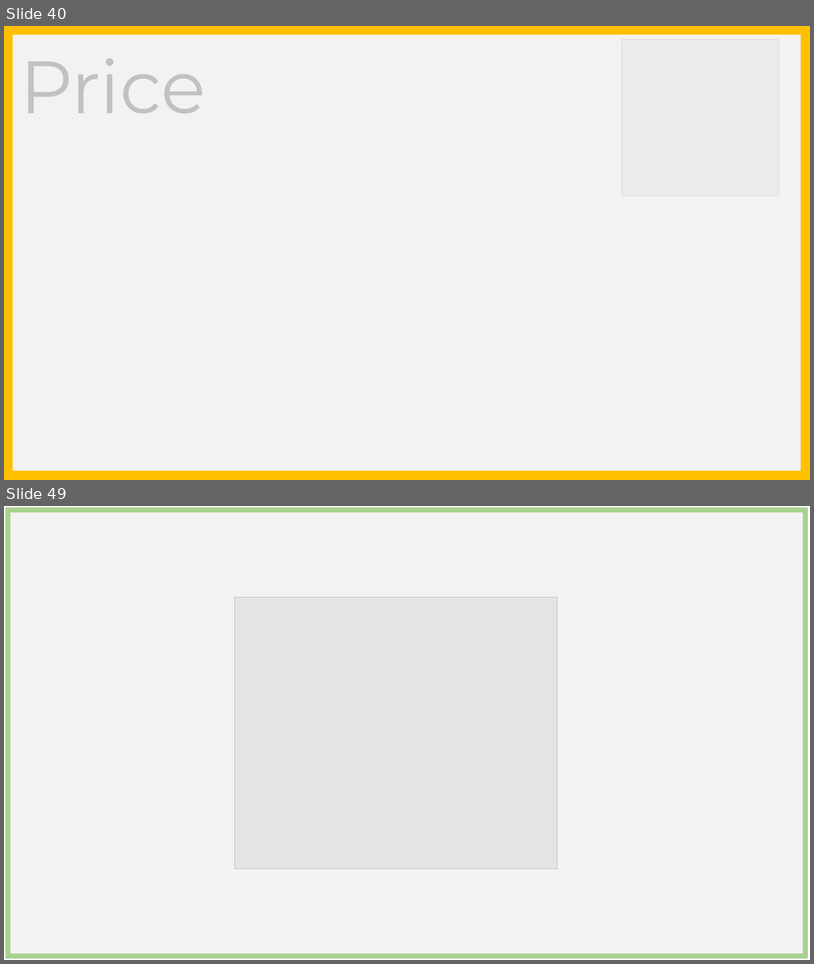
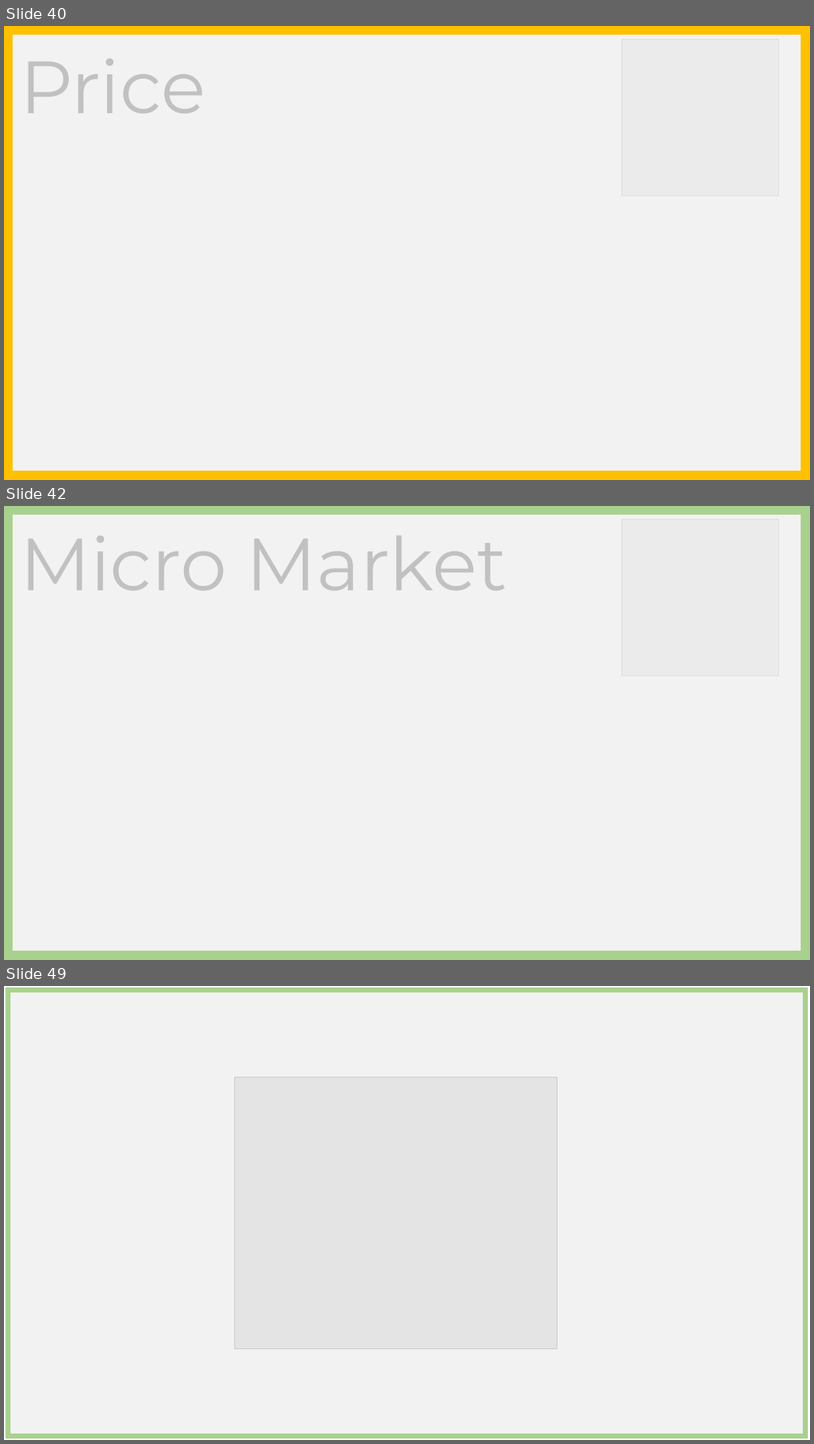
Before and after one commit to BPaaSModelling/Ontology4ModelingEnvironment, a slide deck: images/stickyNotes.pptx. Shown one above the other, each under a label of ours: slides 40 and 49 before the commit, slides 40, 42 and 49 after it; the slides between them are not shown. The pictures are 814x964 and 814x1444 pixels, drawn with LibreOffice and Linux fonts; fonts in the diff are those of the drawing; grey boxes stand for pictures. Boxes give left, top, right and bottom in pixels: in the first picture for what was removed or moved away, otherwise in the second. Text is boxed around its words. In the diff, an @@ line names an element or a change of style, - is before the commit and + after.

```diff
--- a/images/stickyNotes.pptx
+++ b/images/stickyNotes.pptx
@@ slide 42 added at (4, 506, 810, 960), background #FFFFFF @@
@@ rectangle added at (8, 510, 806, 955), fill #F2F2F2, outline #A9D18E 12 pt @@
@@ rectangle added at (24, 516, 790, 731), fill #F2F2F2 at 80% opacity @@
@@ picture added at (622, 519, 779, 675) @@
@@ text added at (20, 536, 507, 590), 88 pt, text #000000 @@
+Micro Market
```
Also in this commit, not shown: 1 slide changed, 24 other slides added.
